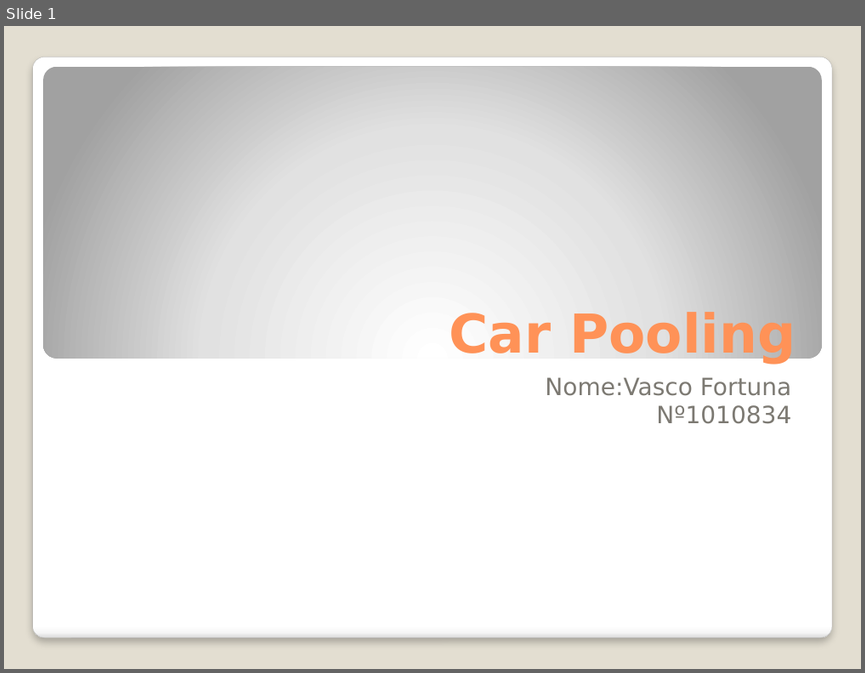
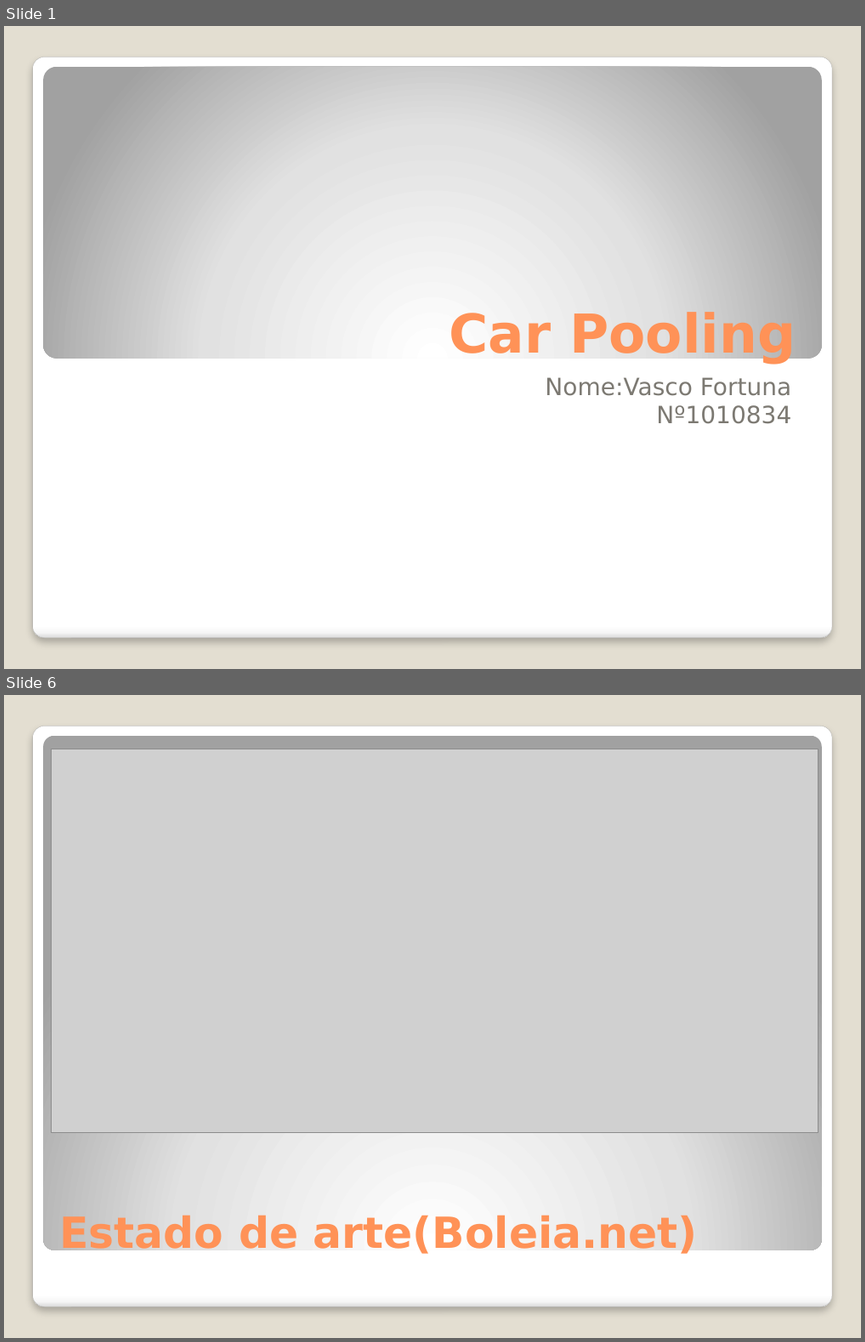
Before and after one commit to Vascomfortuna/Projeto-EI, a slide deck: actividades/Apresentação.pptx. Shown one above the other, each under a label of ours: slide 1 before the commit, slides 1 and 6 after it; the slides between them are not shown. The pictures are 865x673 and 865x1342 pixels, drawn with LibreOffice and Linux fonts; fonts in the diff are those of the drawing; grey boxes stand for pictures. Boxes give left, top, right and bottom in pixels: in the first picture for what was removed or moved away, otherwise in the second. Text is boxed around its words. In the diff, an @@ line names an element or a change of style, - is before the commit and + after.

```diff
--- a/actividades/Apresentação.pptx
+++ b/actividades/Apresentação.pptx
@@ slide 6 added at (x1=4, y1=695, x2=861, y2=1338), background #E3DED1; not listed: 1 template element that a slide beside it also shows @@
@@ rounded rectangle added at (x1=43, y1=735, x2=822, y2=1249), fill gradient #FFFFFF to #E1E1E1 to #A2A2A2 @@
@@ picture added at (x1=51, y1=750, x2=818, y2=1133) @@
@@ title added at (x1=59, y1=1212, x2=698, y2=1257), 36 pt, text #FF9258, bold @@
+Estado de arte(Boleia.net)
```
Also in this commit, not shown: 1 slide changed, 11 other slides added, 1 slide removed, 5 other files.
